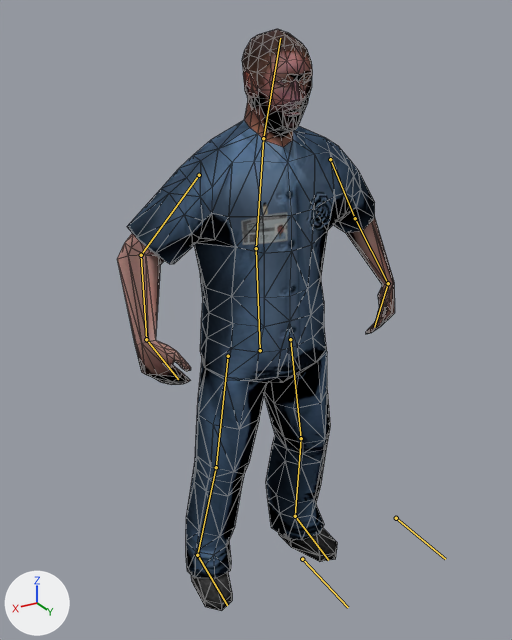
One commit to the Blender file entities/bodies/body.blend: the scene before it, then after it.
Rendered twice from a 50 mm lens placed at (1.108, 1.819, 1.915), pointed at (0.007, -0.016, 0.997). The axes (+X, +Y, +Z) are drawn at lower left. The lights are the same throughout. The first picture is the older version. The bones that bend it are drawn over the model as lines. Mesh edges are drawn as thin lines.

Names of what the first picture shows: 'class_d'.
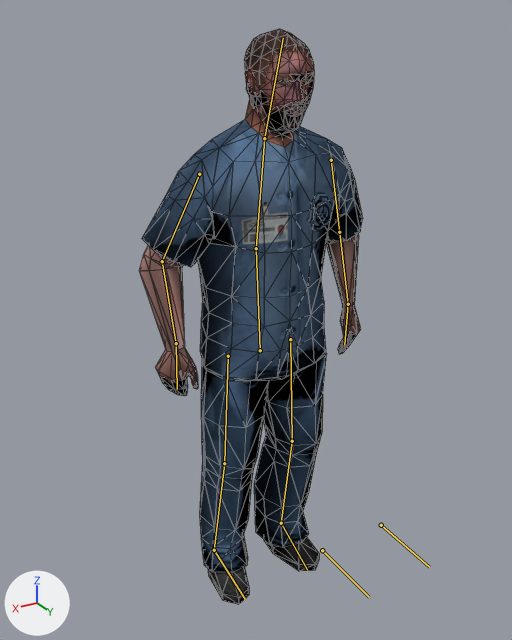
The newer file adds an action. The first version stands in its rest pose; the second is drawn at frame 1 of the action 'idle'.

The change in detail:
Bone 'upperarm.l' (bone_upperarm_l) turns from (0, 0, 0) to (1, 3, 15) degrees about its own x, y and z.
Bone 'lowerarm.l' (bone_lowerarm_l) turns from (0, 0, 0) to (15, 0, 0) degrees about its own x, y and z.
Bone 'hand.l' (bone_hand_l) turns from (0, 0, 0) to (-5, 5, -44) degrees about its own x, y and z.
Bone 'upperarm.r' (bone_upperarm_r) turns from (0, 0, 0) to (1, -3, -15) degrees about its own x, y and z.
Bone 'lowerarm.r' (bone_lowerarm_r) turns from (0, 0, 0) to (15, 0, 0) degrees about its own x, y and z.
Bone 'hand.r' (bone_hand_r) turns from (0, 0, 0) to (-5, -6, 44) degrees about its own x, y and z.
Bone 'iklegpole.l' (bone_iklegpole_l) moves from (0.0, 0.0, 0.0) to (-0.06, 0.0, -0.008).
Bone 'iklegtarget.l' (bone_iklegtarget_l) moves from (0.0, 0.0, 0.0) to (-0.066, 0.0, 0.0).
Bone 'iklegtarget.l' (bone_iklegtarget_l) turns from (0, 0, 0) to (-1, 0, -7) degrees about its own x, y and z.
Bone 'iklegpole.r' (bone_iklegpole_r) moves from (0.0, 0.0, 0.0) to (0.069, 0.0, -0.009).
Bone 'iklegtarget.r' (bone_iklegtarget_r) moves from (0.0, 0.0, 0.0) to (0.07, 0.0, 0.0).

Boxes (x1, y1, x2, y2) around the edits, measured in the pictures (512 x 640 px):
'class_d', posed (19% narrower): before (117, 29, 395, 611); after (139, 29, 363, 604)
bone 'upperarm.l', root to tip: before (330, 159) to (355, 218); after (331, 160) to (339, 232)
bone 'lowerarm.l', root to tip: before (355, 218) to (388, 283); after (339, 232) to (348, 304)
bone 'hand.l', root to tip: before (388, 283) to (374, 327); after (348, 304) to (344, 345)
bone 'upperarm.r', root to tip: before (199, 175) to (141, 255); after (199, 174) to (162, 261)
bone 'lowerarm.r', root to tip: before (141, 255) to (146, 339); after (162, 261) to (176, 343)
bone 'hand.r', root to tip: before (146, 339) to (178, 379); after (176, 343) to (177, 389)
bone 'iklegpole.l', root to tip: before (396, 518) to (445, 559); after (381, 525) to (429, 567)
bone 'iklegpole.r', root to tip: before (302, 559) to (348, 607); after (322, 550) to (369, 597)
